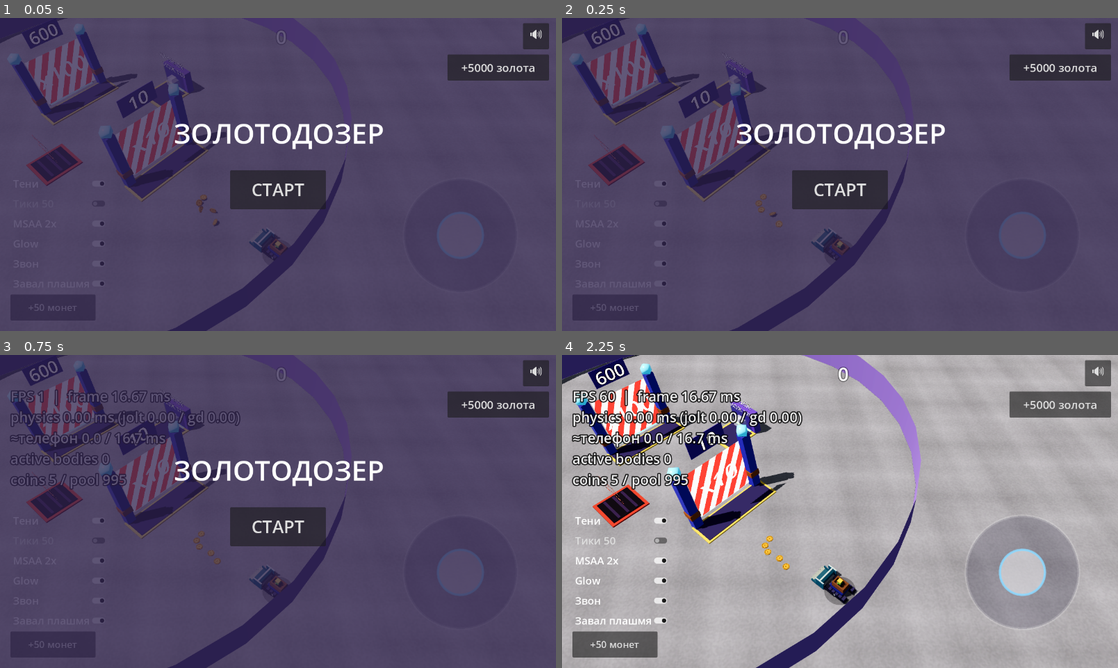
Above: before the commit, frames 1-4 (two rows, left to right).
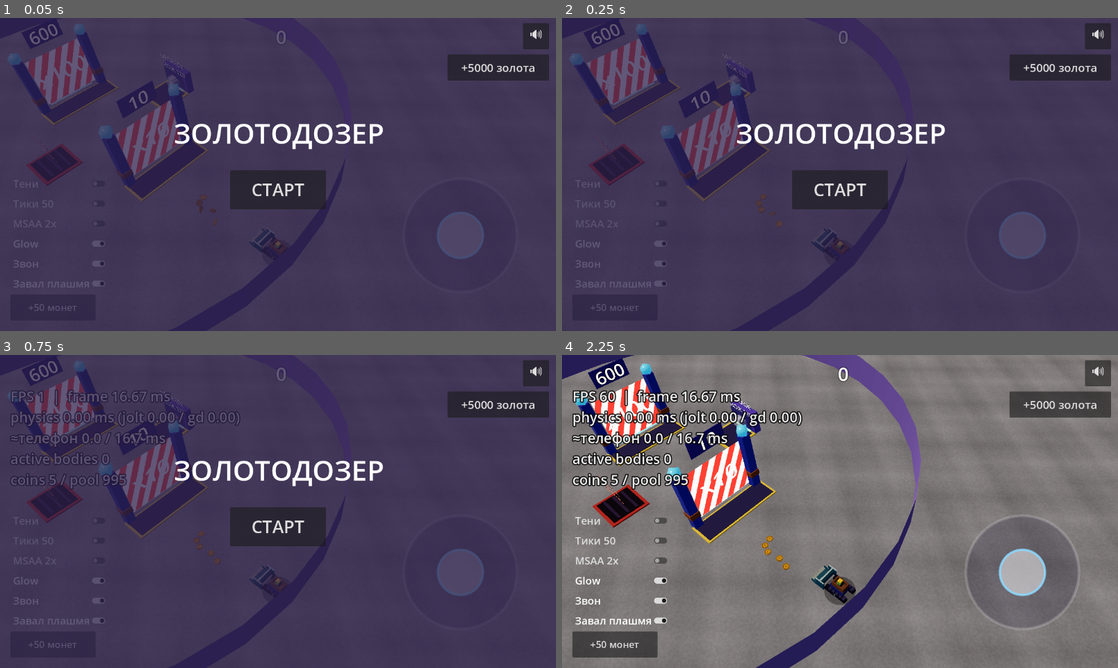
Above: after the commit, the same moments.

Repository: ui99ru/gold-harvester
Game: Godot game, scene res://scenes/game.tscn
Same seed, same stepped clock (60 frames per second), same inputs: the game is played once before the commit and once after it.
Inputs:
- Up to frame 1 (0.05 s): no input
- Up to frame 2 (0.25 s): no input
- Up to frame 3 (0.75 s): click "Тени" at 0.5 s
- Up to frame 4 (2.25 s): click "MSAA 2x" at 1.25 s; click "СТАРТ" at 2 s

The runs differ from the first frame. In frame 1, less than 0.1% of the frame differs, in the area x 5-51%, y 14-74%; in frame 2, less than 0.1%; in frame 3, less than 0.1%; in frame 4, 85%, in the area x 0-100%, y 0-100%.

Commit message:
perf(godot): мобайл-дефолты — тени и MSAA выкл (тумблеры включают)
Замер тумблеров на телефоне: тени(2048) ~5 мс, MSAA 2x ~6 мс на этом GPU.
Ставлю по умолчанию: shadow_enabled=false, msaa_3d=0, тень-карта 2048→1024.
Glow оставлен (~1.4 мс, нужен для ASMR-блеска). Базовый кадр 44→~33 мс.
Тумблеры «Тени»/«MSAA 2x» позволяют вернуть на десктопе.

https://claude.ai/code/session_01UZ8WSJhHHqHgisrGLfaC5C

Diff:
--- a/godot/project.godot
+++ b/godot/project.godot
@@ -38,5 +38,5 @@
 renderer/rendering_method="mobile"
 renderer/rendering_method.mobile="mobile"
 textures/vram_compression/import_etc2_astc=true
-anti_aliasing/quality/msaa_3d=1
-lights_and_shadows/directional_shadow/size=2048
+anti_aliasing/quality/msaa_3d=0
+lights_and_shadows/directional_shadow/size=1024
--- a/godot/scripts/game.gd
+++ b/godot/scripts/game.gd
@@ -273,11 +273,11 @@
 	hud.gd_time_cb = func() -> float:
 		return _sim_us_last / 1000.0  # мс GDScript-сима за последний физ-тик
 	hud.toggles = [
-		["Тени", true, func(on: bool) -> void:
+		["Тени", false, func(on: bool) -> void:
 			sun.shadow_enabled = on],
 		["Тики 50", false, func(on: bool) -> void:
 			Engine.physics_ticks_per_second = 50 if on else 60],
-		["MSAA 2x", true, func(on: bool) -> void:
+		["MSAA 2x", false, func(on: bool) -> void:
 			get_viewport().msaa_3d = Viewport.MSAA_2X if on else Viewport.MSAA_DISABLED],
 		["Glow", true, func(on: bool) -> void:
 			world_env.glow_enabled = on],
@@ -466,7 +466,7 @@
 	sun = DirectionalLight3D.new()
 	sun.light_color = Color("fff4de")
 	sun.light_energy = CFG.SUN_INT * 0.30 * _cal_sun  # калибровка по web-эталону
-	sun.shadow_enabled = true
+	sun.shadow_enabled = false  # мобайл-дефолт: тени ~5 мс на этом GPU (тумблер «Тени» включает)
 	sun.directional_shadow_mode = DirectionalLight3D.SHADOW_ORTHOGONAL
 	# web: позиция (10,22,6), смотрит в origin
 	sun.look_at_from_position(Vector3(10, 22, 6), Vector3.ZERO, Vector3.UP)
